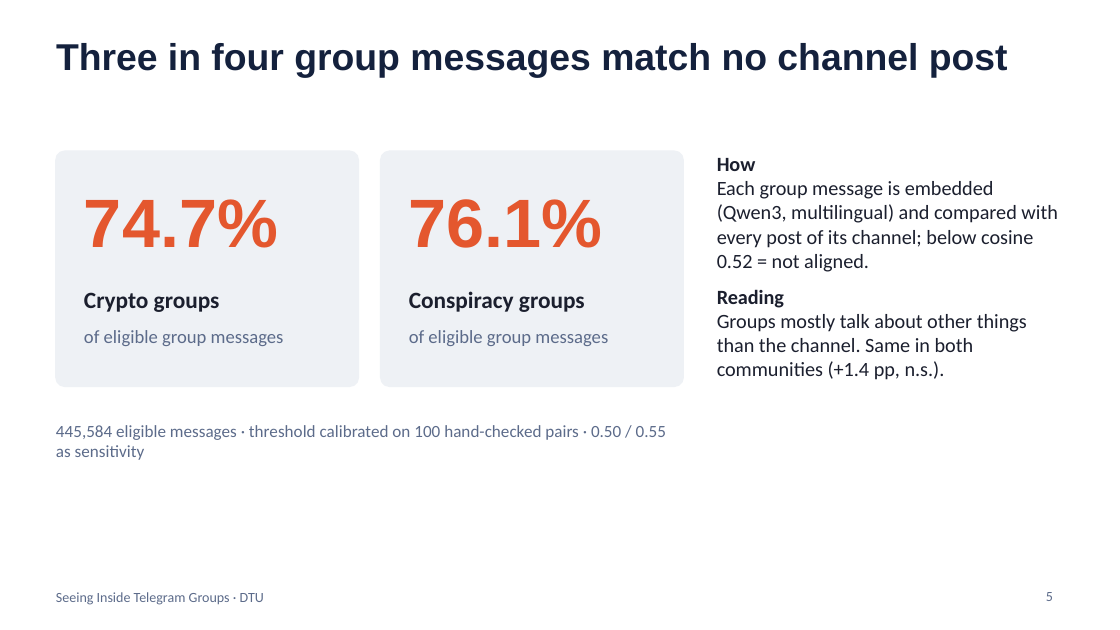
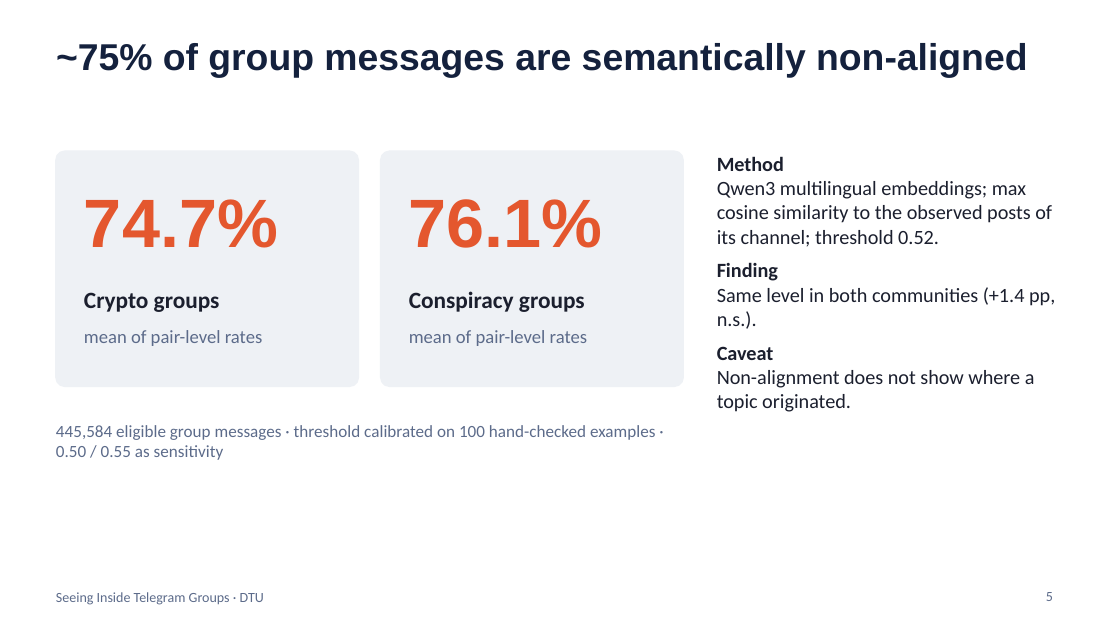
Before and after one commit to riccardo-000/seeing-inside-telegram-groups, a slide deck: slide 5 of shared/Riccardo/presentation/seeing_inside_telegram_groups.pptx. Drawn at 1120x630 pixels with LibreOffice and Linux fonts; fonts in the diff are those of the drawing. Boxes give left, top, right and bottom in pixels: in the first picture for what was removed or moved away, otherwise in the second. Text is boxed around its words. In the diff, an @@ line names an element or a change of style, - is before the commit and + after.

```diff
--- a/shared/Riccardo/presentation/seeing_inside_telegram_groups.pptx
+++ b/shared/Riccardo/presentation/seeing_inside_telegram_groups.pptx
@@ title at bbox=[56, 43, 1027, 78]: text changed @@
-Three in four group messages match no channel post
+~75% of group messages are semantically non-aligned
@@ text at bbox=[717, 156, 1055, 412]: text changed @@
-How
-Each group message is embedded (Qwen3, multilingual) and compared with every post of its channel; below cosine 0.52 = not aligned.
-Reading
-Groups mostly talk about other things than the channel. Same in both communities (+1.4 pp, n.s.).
+Method
+Qwen3 multilingual embeddings; max cosine similarity to the observed posts of its channel; threshold 0.52.
+Finding
+Same level in both communities (+1.4 pp, n.s.).
+Caveat
+Non-alignment does not show where a topic originated.
@@ text at bbox=[84, 330, 262, 346]: text changed @@
-of eligible group messages
+mean of pair-level rates
@@ text at bbox=[409, 330, 587, 346]: text changed @@
-of eligible group messages
+mean of pair-level rates
@@ text at bbox=[56, 425, 655, 460]: text changed @@
-445,584 eligible messages · threshold calibrated on 100 hand-checked pairs · 0.50 / 0.55 as sensitivity
+445,584 eligible group messages · threshold calibrated on 100 hand-checked examples · 0.50 / 0.55 as sensitivity
```
Also in this commit, not shown: 8 other slides changed, 2 slides added, 1 slide removed, 2 other files.
